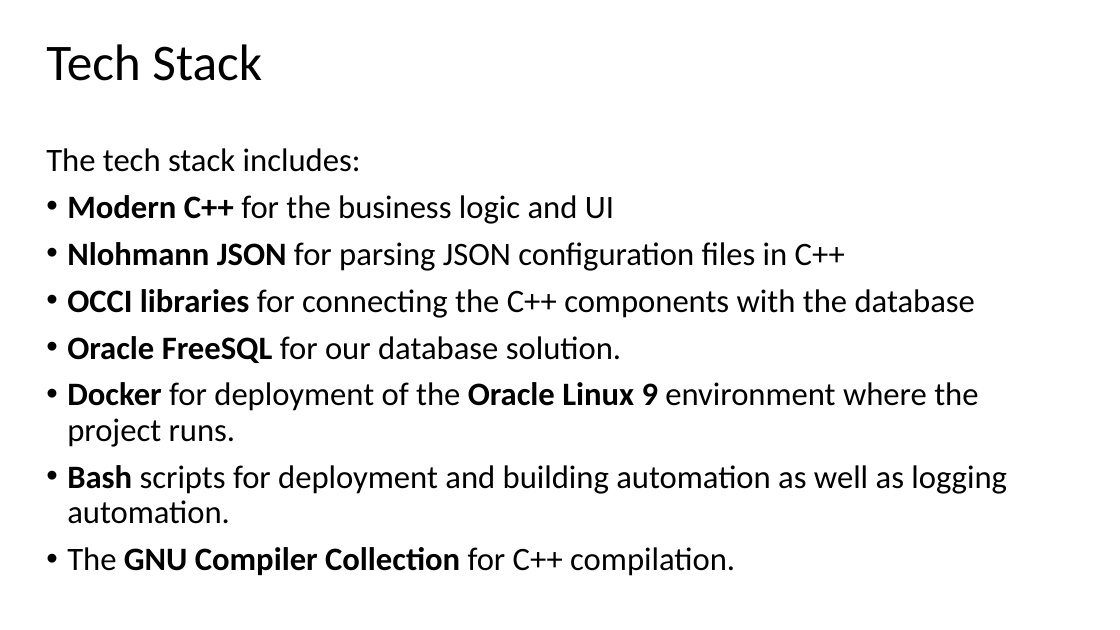
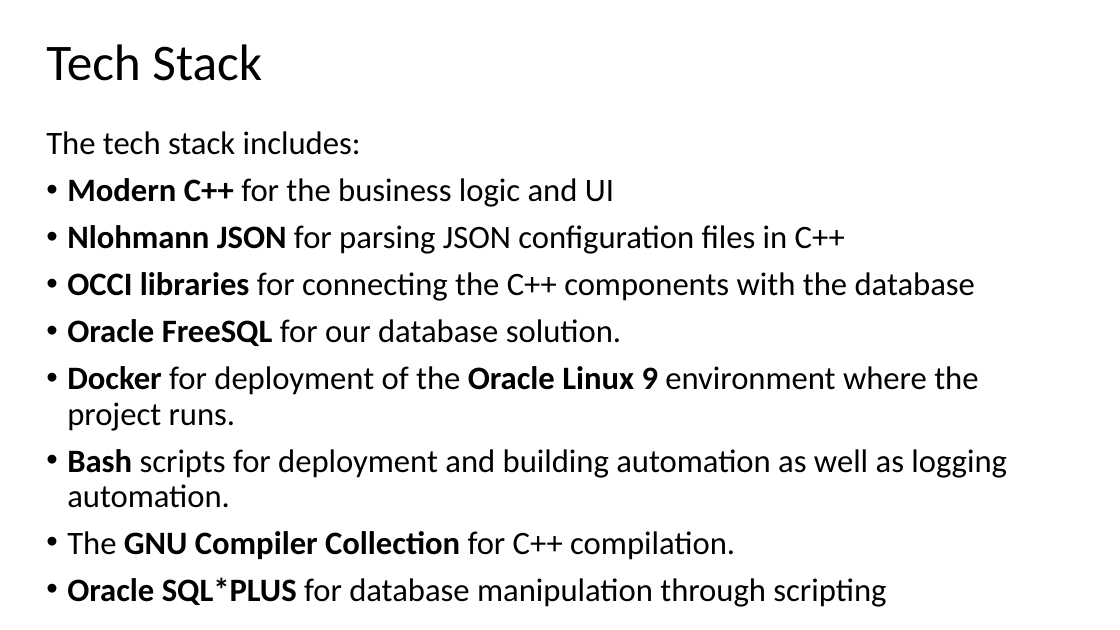
Before and after one commit to wallmenis/exercise, a slide deck: slide 8 of presentation/Presentation.pptx. Drawn at 1120x630 pixels with LibreOffice and Linux fonts; fonts in the diff are those of the drawing; background and template pictures are left out. Boxes give left, top, right and bottom in pixels: in the first picture for what was removed or moved away, otherwise in the second. Text is boxed around its words. In the diff, an @@ line names an element or a change of style, - is before the commit and + after.

```diff
--- a/presentation/Presentation.pptx
+++ b/presentation/Presentation.pptx
@@ subtitle "The tech stack includes:": place and size @@
-subtitle "The tech stack includes:" at <box>46,148,1007,576</box>
+subtitle "The tech stack includes:" at <box>46,131,1007,607</box>
@@ subtitle at <box>67,577,886,607</box>: paragraph added @@
+• Oracle SQL*PLUS for database manipulation through scripting
```
Also in this commit, not shown: 1 other slide changed, 4 slides added, 4 slides removed.
